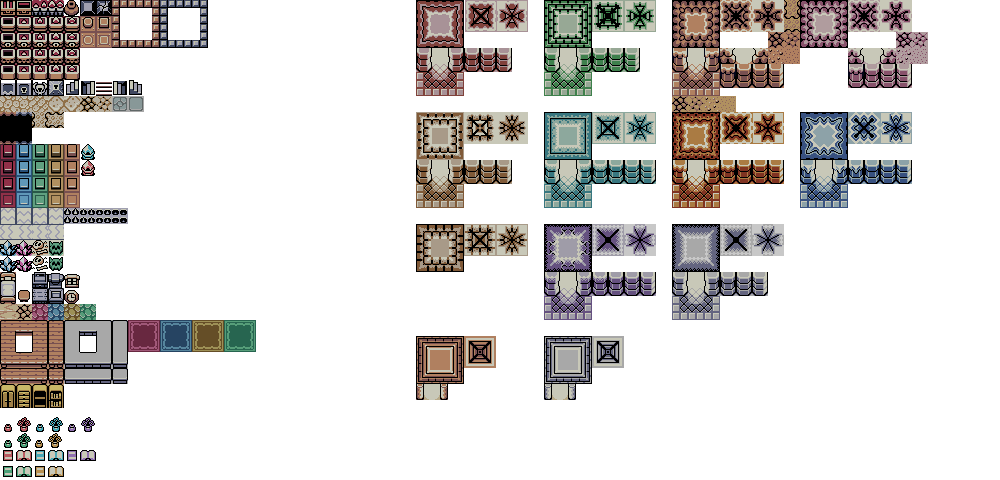
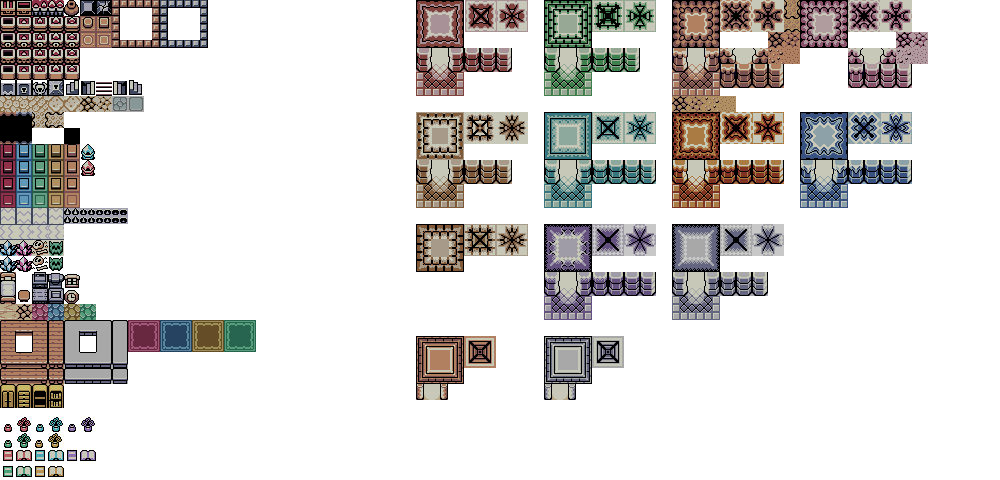
Two versions of the same layered image (1000×480). Layer-by-layer changes:
painted on "dungeons.png" over <box>64,128,80,144</box>
